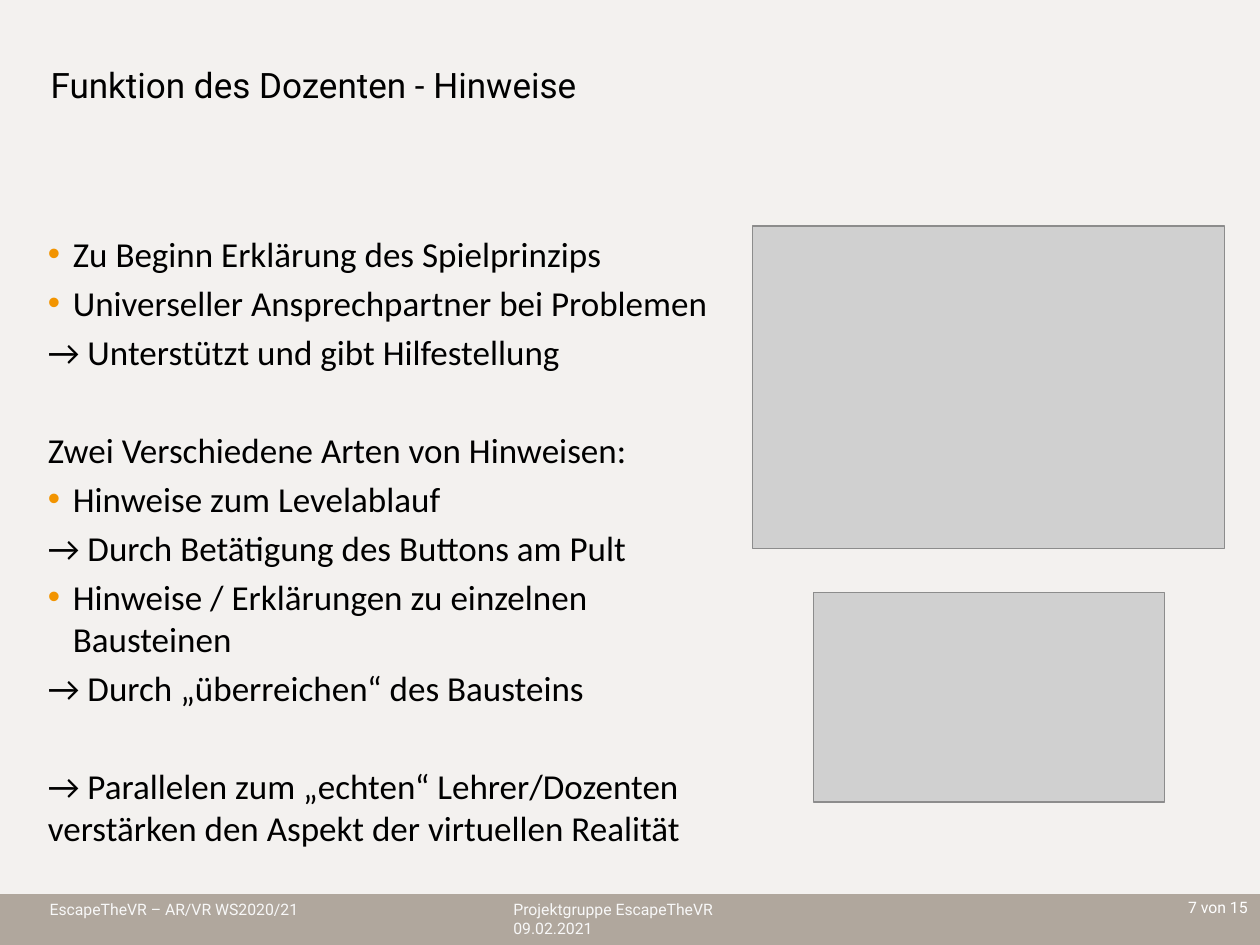
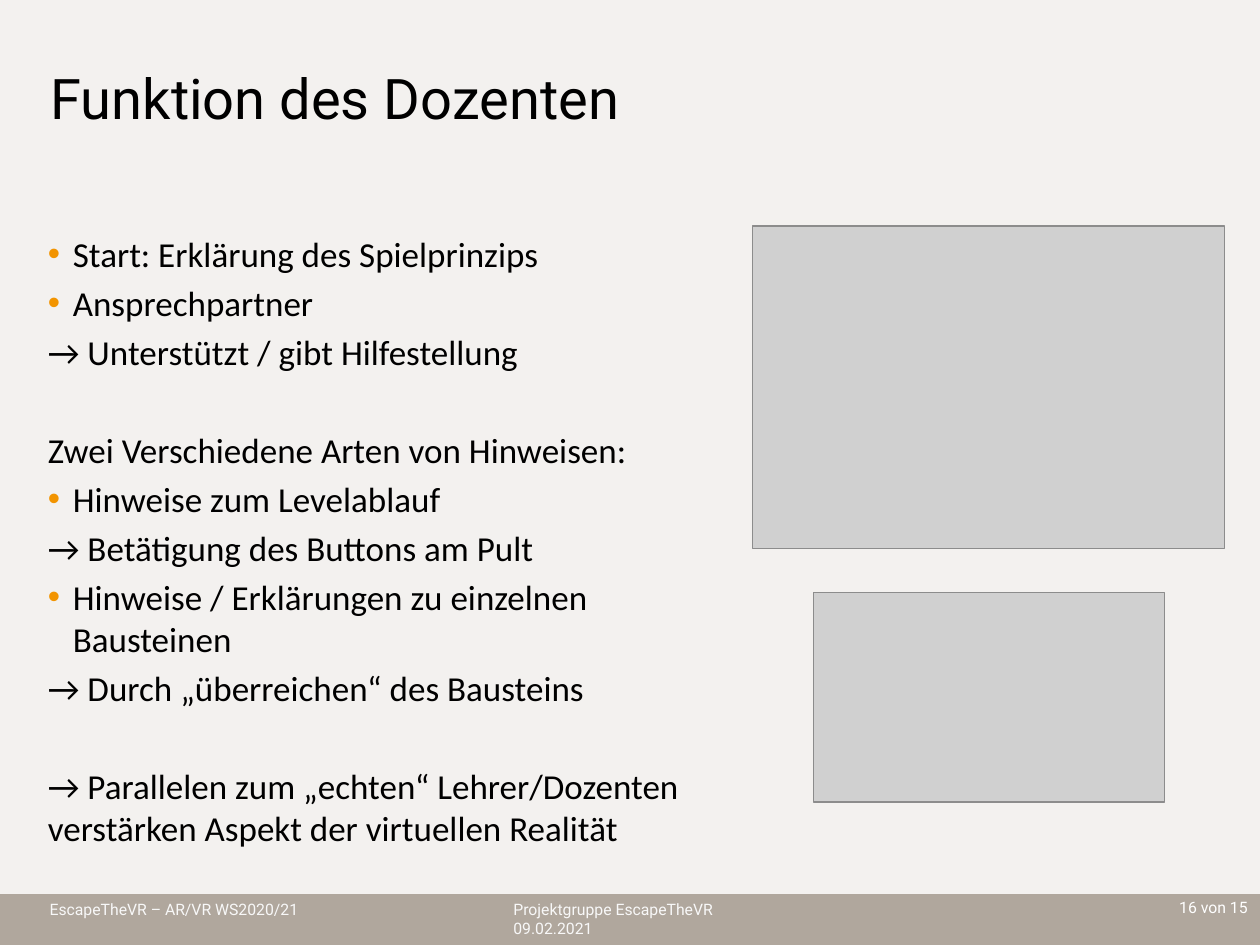
Before and after one commit to sebastian-steindl/EscapeTheVR, a slide deck: slide 16 of Präsentation.pptx (slide 7 before the commit). Drawn at 1260x945 pixels with LibreOffice and Linux fonts; fonts in the diff are those of the drawing; grey boxes stand for pictures; background and template pictures are left out. Boxes give left, top, right and bottom in pixels: in the first picture for what was removed or moved away, otherwise in the second. Text is boxed around its words. In the diff, an @@ line names an element or a change of style, - is before the commit and + after.

Commit message:
Updated powerpoint

```diff
--- a/Präsentation.pptx
+++ b/Präsentation.pptx
@@ title at box(51, 77, 619, 120): text changed; size 20 to 32 pt @@
-Funktion des Dozenten - Hinweise
+Funktion des Dozenten
@@ text at box(73, 242, 538, 371): text changed @@
-• Zu Beginn Erklärung des Spielprinzips
-• Universeller Ansprechpartner bei Problemen
-→ Unterstützt und gibt Hilfestellung
+• Start: Erklärung des Spielprinzips
+• Ansprechpartner
+→ Unterstützt / gibt Hilfestellung
@@ text at box(87, 536, 533, 567): text changed @@
-→ Durch Betätigung des Buttons am Pult
+→ Betätigung des Buttons am Pult
@@ text at box(48, 774, 678, 847): text changed @@
-→ Parallelen zum „echten“ Lehrer/Dozenten verstärken den Aspekt der virtuellen Realität
+→ Parallelen zum „echten“ Lehrer/Dozenten verstärken Aspekt der virtuellen Realität
@@ page number at box(1179, 902, 1248, 913): text changed @@
-7 von 15
+16 von 15
```
Also in this commit, not shown: 7 other slides changed, 6 slides added.
